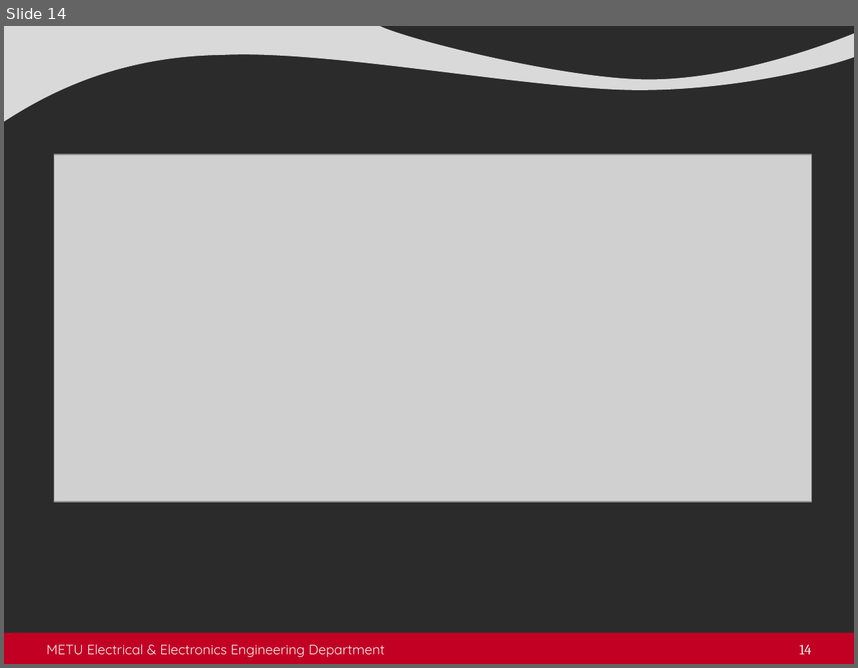
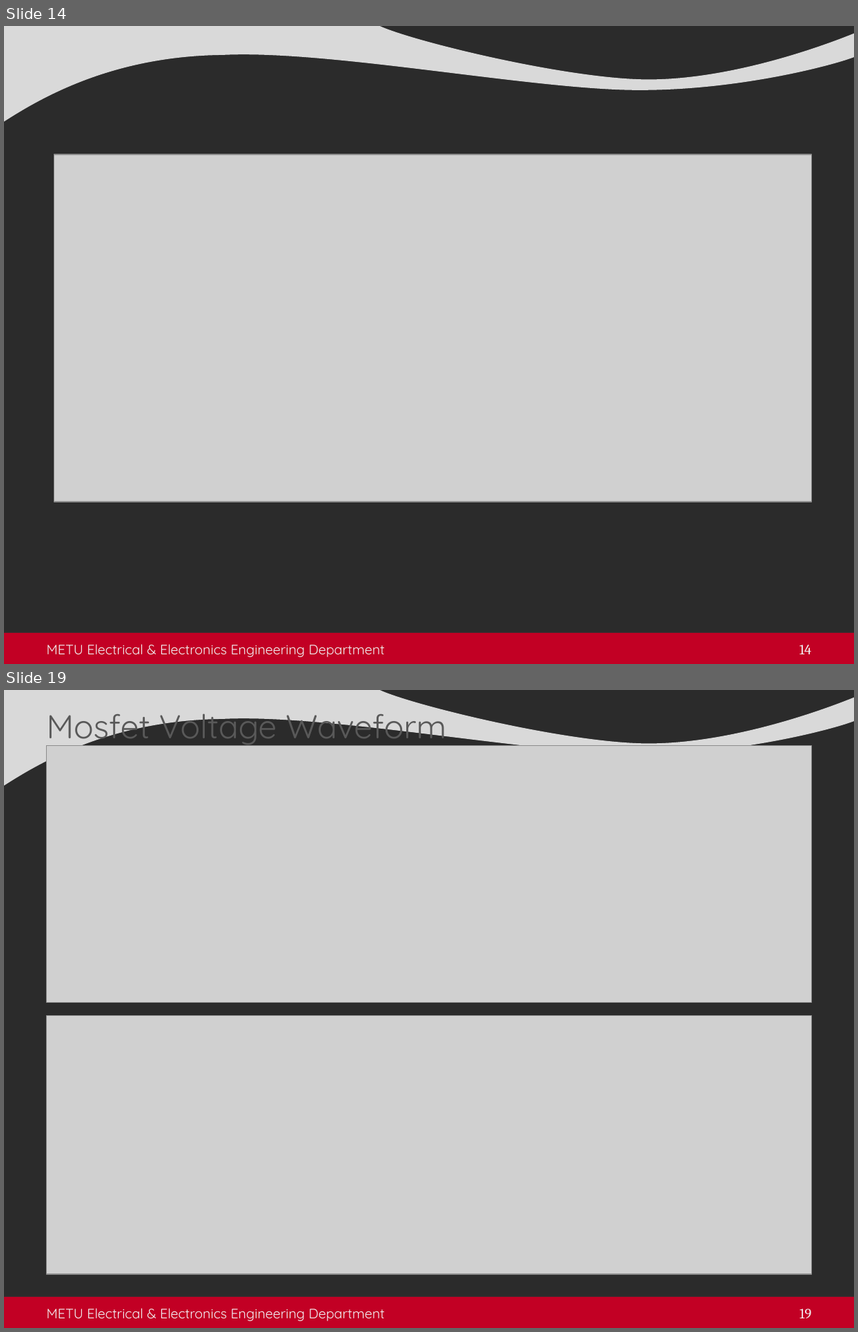
Before and after one commit to busranurkocak/EE464-Term-Project, a slide deck: Presentation/Isolated_presentation.pptx. Shown one above the other, each under a label of ours: slide 14 before the commit, slides 14 and 19 after it; the slides between them are not shown. The pictures are 858x668 and 858x1332 pixels, drawn with LibreOffice and Linux fonts; fonts in the diff are those of the drawing; grey boxes stand for pictures; background and template pictures are left out; a plain dark background stands for a picture behind light text. Boxes give left, top, right and bottom in pixels: in the first picture for what was removed or moved away, otherwise in the second. Text is boxed around its words. In the diff, an @@ line names an element or a change of style, - is before the commit and + after.

```diff
--- a/Presentation/Isolated_presentation.pptx
+++ b/Presentation/Isolated_presentation.pptx
@@ slide 19 added at bbox=[4, 690, 854, 1328], background picture (left out); not listed: 2 template elements that a slide beside it also shows @@
@@ title added at bbox=[47, 704, 446, 747], 28 pt, text #595959 @@
+Mosfet Voltage Waveform
@@ picture added at bbox=[47, 745, 811, 1002] @@
@@ picture added at bbox=[47, 1015, 811, 1273] @@
@@ text added at bbox=[47, 1308, 385, 1321], 11.5 pt, text #F2F2F2 @@
+METU Electrical & Electronics Engineering Department
@@ page number added at bbox=[800, 1308, 811, 1318], 12 pt, text #F2F2F2 @@
+19
```
Also in this commit, not shown: 12 other slides added.
